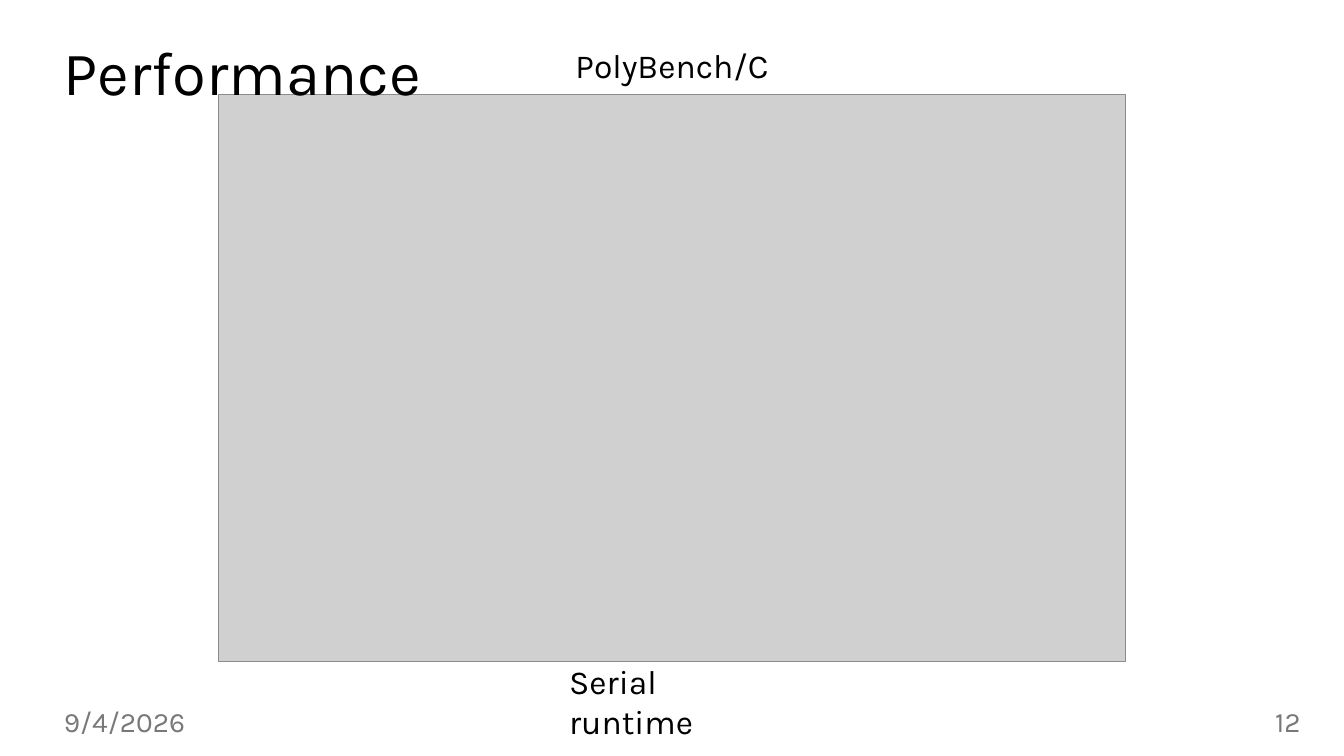
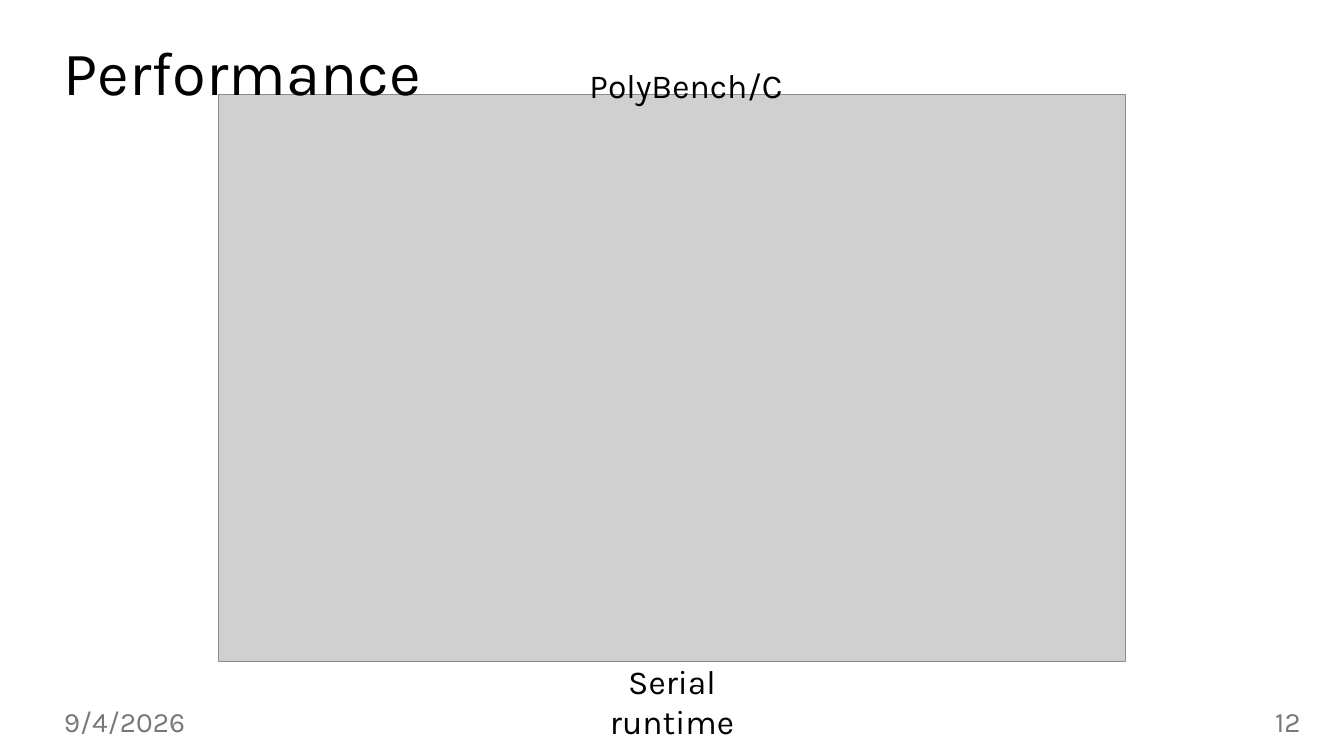
Before and after one commit to jiriklepl/phd-thesis, a slide deck: slide 12 of slides/Optimizing Memory Layouts and Traversal Orders in High-Performance Computing.pptx. Drawn at 1344x756 pixels with LibreOffice and Linux fonts; fonts in the diff are those of the drawing; grey boxes stand for pictures; background and template pictures are left out. Boxes give left, top, right and bottom in pixels: in the first picture for what was removed or moved away, otherwise in the second. Text is boxed around its words. In the diff, an @@ line names an element or a change of style, - is before the commit and + after.

```diff
--- a/slides/Optimizing Memory Layouts and Traversal Orders in High-Performance Computing.pptx
+++ b/slides/Optimizing Memory Layouts and Traversal Orders in High-Performance Computing.pptx
@@ text "PolyBench/C" moved from (x1=575, y1=53, x2=768, y2=87) to (x1=589, y1=73, x2=782, y2=106) @@
@@ text "PolyBench/C" at (x1=589, y1=73, x2=782, y2=106): vertical alignment top to bottom @@
@@ text "Serial runtime" at (x1=610, y1=671, x2=734, y2=735): alignment left to centre @@
```
Also in this commit, not shown: 23 other slides changed.
